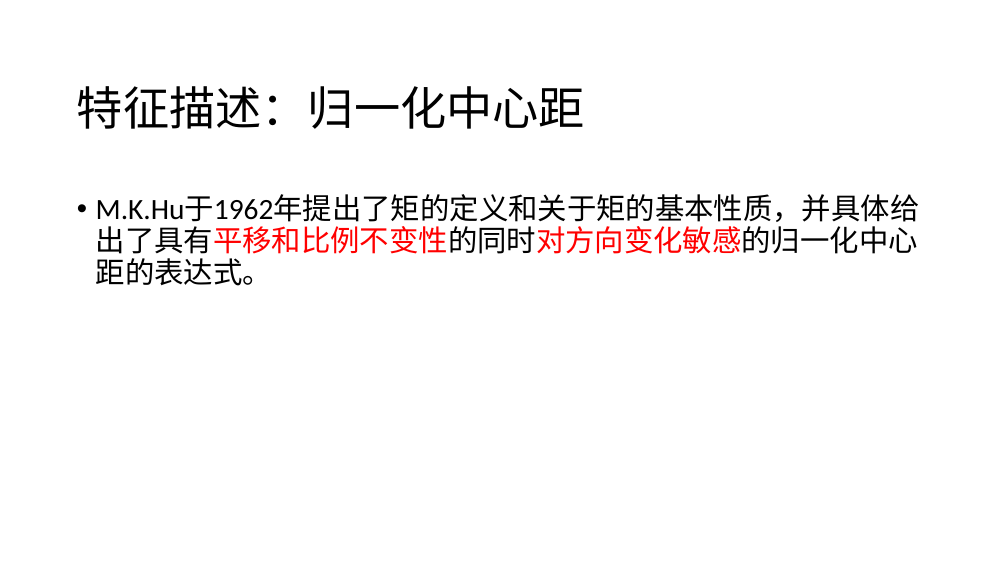
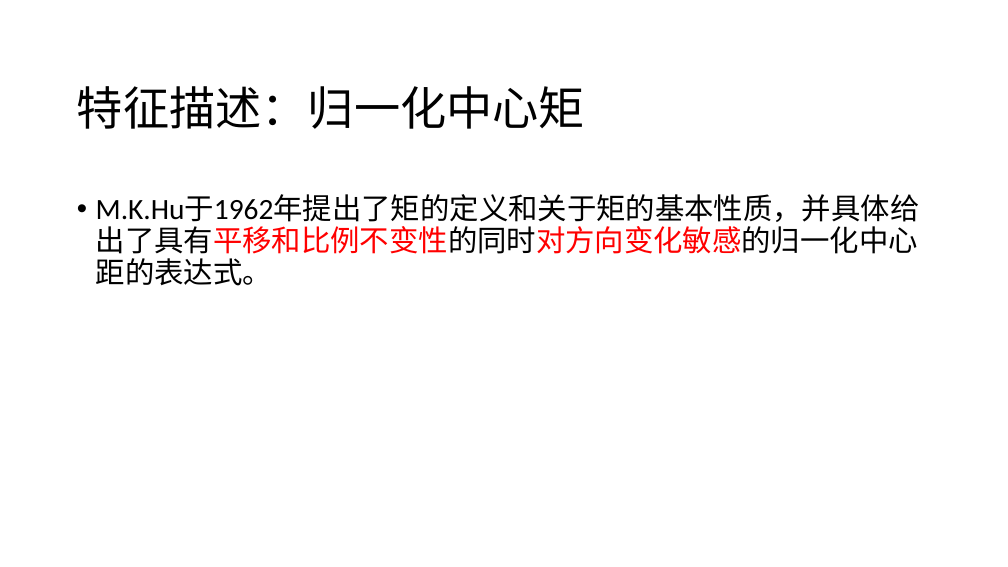
Before and after one commit to cszfz/opencv_test, a slide deck: slide 2 of file/归一化中心矩.pptx. Drawn at 1008x567 pixels with LibreOffice and Linux fonts; fonts in the diff are those of the drawing. Boxes give left, top, right and bottom in pixels: in the first picture for what was removed or moved away, otherwise in the second. Text is boxed around its words. In the diff, an @@ line names an element or a change of style, - is before the commit and + after.

```diff
--- a/file/归一化中心矩.pptx
+++ b/file/归一化中心矩.pptx
@@ title at [77,86,585,129]: text changed @@
-特征描述：归一化中心距
+特征描述：归一化中心矩
```
Also in this commit, not shown: 1 other slide changed, 3 slides added, 2 other files.
